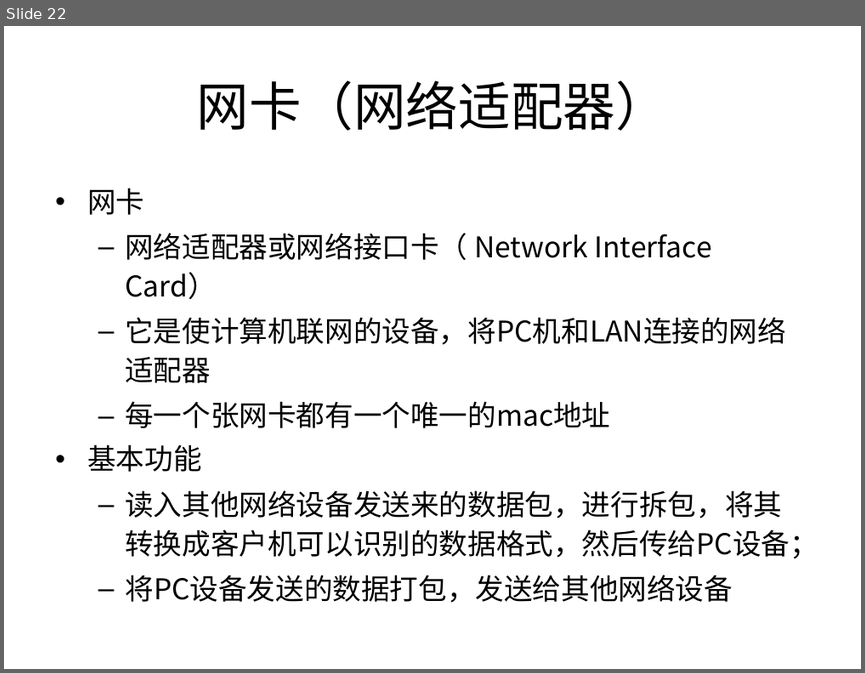
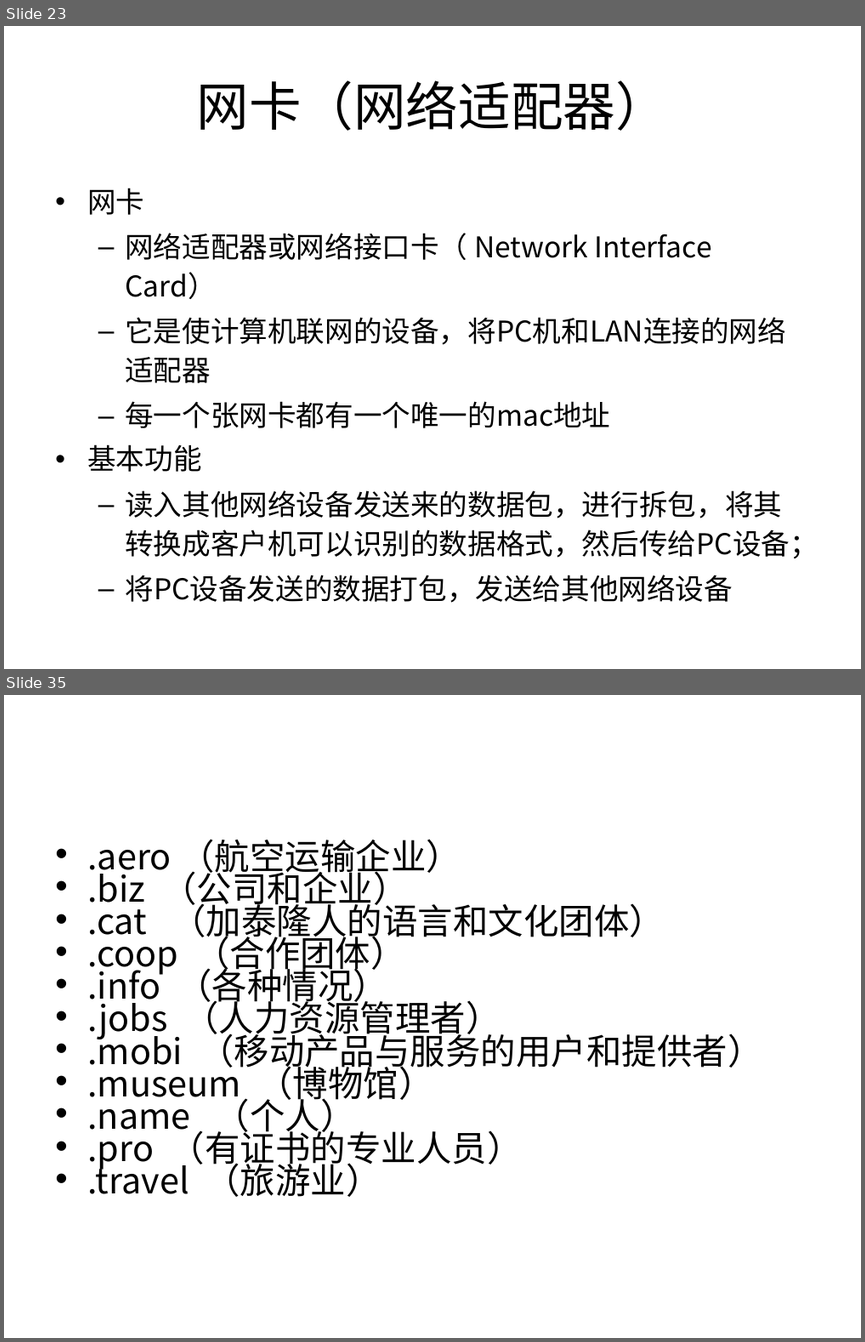
Before and after one commit to sans123wx/class, a slide deck: 第六章 计算机网络.pptx. Shown one above the other, each under a label of ours: slide 22 before the commit, slides 23 and 35 after it; the slides between them are not shown. The pictures are 865x673 and 865x1342 pixels, drawn with LibreOffice and Linux fonts; fonts in the diff are those of the drawing. Boxes give left, top, right and bottom in pixels: in the first picture for what was removed or moved away, otherwise in the second. Text is boxed around its words. In the diff, an @@ line names an element or a change of style, - is before the commit and + after.

```diff
--- a/第六章 计算机网络.pptx
+++ b/第六章 计算机网络.pptx
@@ slide 35 added at [4, 695, 861, 1338], background #FFFFFF @@
@@ text added at [87, 839, 763, 1197], 29.6 pt, text #000000 @@
+• .aero （航空运输企业）
+• .biz （公司和企业）
+• .cat （加泰隆人的语言和文化团体）
+• .coop （合作团体）
+• .info （各种情况）
+• .jobs （人力资源管理者）
+• .mobi （移动产品与服务的用户和提供者）
+• .museum （博物馆）
+• .name （个人）
+• .pro （有证书的专业人员）
+• .travel （旅游业）
@@ what was slide 22 is now slide 23 @@
```
Also in this commit, not shown: 15 slides changed, 10 other slides added, 1 other file.
